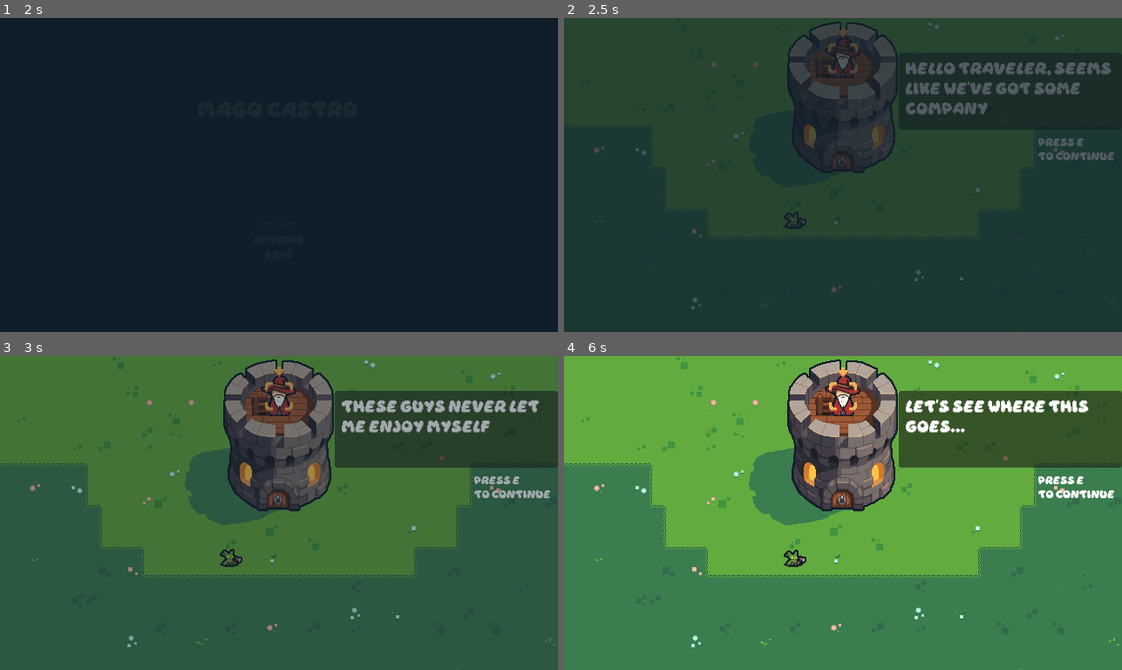
Above: before the commit, frames 1-4 (two rows, left to right).
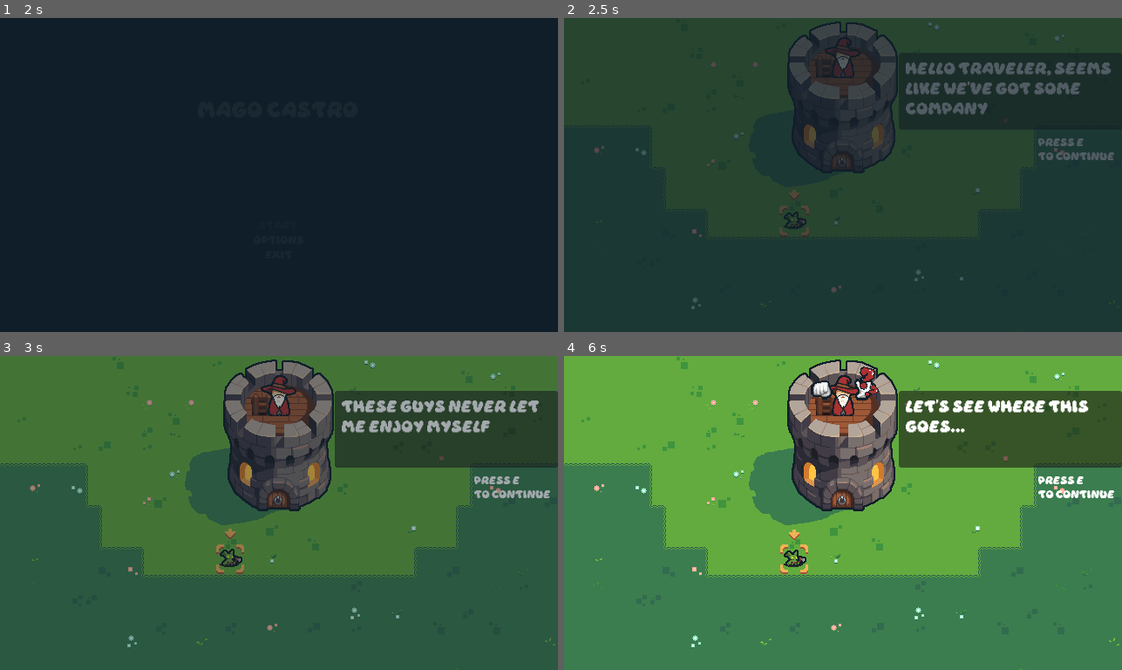
Above: after the commit, the same moments.

Repository: ignosuke/mago-castro
Game: Godot game, scene res://scenes/ui/MainMenu.tscn
Same seed, same stepped clock (60 frames per second), same inputs: the game is played once before the commit and once after it.
Inputs:
- Up to frame 1 (2 s): click "Start" at 0.5 s; tap Enter at 1.25 s; tap E (interact) at 1.35 s; tap Space at 1.52 s
- Up to frame 2 (2.5 s): hold A from 2.03 s (still down); tap Enter at 2.1 s; tap Space at 2.27 s
- Up to frame 3 (3 s): tap E (interact) at 2.75 s; release A at 2.78 s; tap Backspace at 2.85 s
- Up to frame 4 (6 s): tap E (interact) at 3.5, 4.25, 4.35, 5, 5.75 s; tap Z at 3.6 s; tap Space at 3.77, 4.52, 5.27 s; hold A from 4.28 s (still down); tap Enter at 5.1 s; tap Backspace at 5.85 s

Frame 1 is identical in both runs. In frame 2, 0.3% of the frame differs, in the area x 38-53%, y 3-70%; in frame 3, 0.3%; in frame 4, 0.8%, in the area x 38-57%, y 3-70%.
Error before the commit: Parse Error: Preload file "res://scenes/spells/untargeted/Earthquake.tscn" does not exist. (res://scripts/player/mage.gd:24)

Commit message:
there we go

Diff:
--- a/godot/scenes/player/Mage.tscn
+++ b/godot/scenes/player/Mage.tscn
@@ -44,6 +44,85 @@
 "name": &"default",
 "speed": 5.0
 }]
+
+[sub_resource type="Animation" id="Animation_saoyv"]
+length = 0.001
+tracks/0/type = "value"
+tracks/0/imported = false
+tracks/0/enabled = true
+tracks/0/path = NodePath("Sprite1:scale")
+tracks/0/interp = 1
+tracks/0/loop_wrap = true
+tracks/0/keys = {
+"times": PackedFloat32Array(0),
+"transitions": PackedFloat32Array(1),
+"update": 0,
+"values": [Vector2(0, 0)]
+}
+tracks/1/type = "value"
+tracks/1/imported = false
+tracks/1/enabled = true
+tracks/1/path = NodePath("Sprite2:scale")
+tracks/1/interp = 1
+tracks/1/loop_wrap = true
+tracks/1/keys = {
+"times": PackedFloat32Array(0),
+"transitions": PackedFloat32Array(1),
+"update": 0,
+"values": [Vector2(1e-05, 1e-05)]
+}
+tracks/2/type = "value"
+tracks/2/imported = false
+tracks/2/enabled = true
+tracks/2/path = NodePath("Sprite1:rotation")
+tracks/2/interp = 1
+tracks/2/loop_wrap = true
+tracks/2/keys = {
+"times": PackedFloat32Array(0),
+"transitions": PackedFloat32Array(1),
+"update": 0,
+"values": [0.31066862]
+}
+tracks/3/type = "value"
+tracks/3/imported = false
+tracks/3/enabled = true
+tracks/3/path = NodePath("Sprite2:rotation")
+tracks/3/interp = 1
+tracks/3/loop_wrap = true
+tracks/3/keys = {
+"times": PackedFloat32Array(0),
+"transitions": PackedFloat32Array(1),
+"update": 0,
+"values": [-0.31066862]
+}
+
+[sub_resource type="Animation" id="Animation_e2dau"]
+resource_name = "cast_ready"
+length = 0.4
+tracks/0/type = "value"
+tracks/0/imported = false
+tracks/0/enabled = true
+tracks/0/path = NodePath("Sprite1:scale")
+tracks/0/interp = 1
+tracks/0/loop_wrap = true
+tracks/0/keys = {
+"times": PackedFloat32Array(0, 0.35),
+"transitions": PackedFloat32Array(1, 1),
+"update": 0,
+"values": [Vector2(0.8, 0.8), Vector2(1e-05, 1e-05)]
+}
+tracks/1/type = "value"
+tracks/1/imported = false
+tracks/1/enabled = true
+tracks/1/path = NodePath("Sprite2:scale")
+tracks/1/interp = 1
+tracks/1/loop_wrap = true
+tracks/1/keys = {
+"times": PackedFloat32Array(0, 0.275),
+"transitions": PackedFloat32Array(1, 1),
+"update": 0,
+"values": [Vector2(0.5, 0.5), Vector2(1e-05, 1e-05)]
+}
 
 [sub_resource type="Animation" id="Animation_40wgc"]
 resource_name = "penalty"
@@ -97,85 +176,6 @@
 "values": [-0.31066862, 0.46425757, -0.31066862, 0.4642575810304921]
 }
 
-[sub_resource type="Animation" id="Animation_saoyv"]
-length = 0.001
-tracks/0/type = "value"
-tracks/0/imported = false
-tracks/0/enabled = true
-tracks/0/path = NodePath("Sprite1:scale")
-tracks/0/interp = 1
-tracks/0/loop_wrap = true
-tracks/0/keys = {
-"times": PackedFloat32Array(0),
-"transitions": PackedFloat32Array(1),
-"update": 0,
-"values": [Vector2(0, 0)]
-}
-tracks/1/type = "value"
-tracks/1/imported = false
-tracks/1/enabled = true
-tracks/1/path = NodePath("Sprite2:scale")
-tracks/1/interp = 1
-tracks/1/loop_wrap = true
-tracks/1/keys = {
-"times": PackedFloat32Array(0),
-"transitions": PackedFloat32Array(1),
-"update": 0,
-"values": [Vector2(1e-05, 1e-05)]
-}
-tracks/2/type = "value"
-tracks/2/imported = false
-tracks/2/enabled = true
-tracks/2/path = NodePath("Sprite1:rotation")
-tracks/2/interp = 1
-tracks/2/loop_wrap = true
-tracks/2/keys = {
-"times": PackedFloat32Array(0),
-"transitions": PackedFloat32Array(1),
-"update": 0,
-"values": [0.31066862]
-}
-tracks/3/type = "value"
-tracks/3/imported = false
-tracks/3/enabled = true
-tracks/3/path = NodePath("Sprite2:rotation")
-tracks/3/interp = 1
-tracks/3/loop_wrap = true
-tracks/3/keys = {
-"times": PackedFloat32Array(0),
-"transitions": PackedFloat32Array(1),
-"update": 0,
-"values": [-0.31066862]
-}
-
-[sub_resource type="Animation" id="Animation_e2dau"]
-resource_name = "cast_ready"
-length = 0.4
-tracks/0/type = "value"
-tracks/0/imported = false
-tracks/0/enabled = true
-tracks/0/path = NodePath("Sprite1:scale")
-tracks/0/interp = 1
-tracks/0/loop_wrap = true
-tracks/0/keys = {
-"times": PackedFloat32Array(0, 0.35),
-"transitions": PackedFloat32Array(1, 1),
-"update": 0,
-"values": [Vector2(0.8, 0.8), Vector2(1e-05, 1e-05)]
-}
-tracks/1/type = "value"
-tracks/1/imported = false
-tracks/1/enabled = true
-tracks/1/path = NodePath("Sprite2:scale")
-tracks/1/interp = 1
-tracks/1/loop_wrap = true
-tracks/1/keys = {
-"times": PackedFloat32Array(0, 0.275),
-"transitions": PackedFloat32Array(1, 1),
-"update": 0,
-"values": [Vector2(0.5, 0.5), Vector2(1e-05, 1e-05)]
-}
-
 [sub_resource type="AnimationLibrary" id="AnimationLibrary_qck6w"]
 _data = {
 &"RESET": SubResource("Animation_saoyv"),
@@ -219,6 +219,7 @@
 bus = &"SFX"
 
 [node name="Penalty" type="Node2D" parent="."]
+z_index = 10
 position = Vector2(19, -17)
 rotation = 0.41296262
 scale = Vector2(0.7, 0.7)
--- a/godot/scenes/spells/targeted/Firebolt.tscn
+++ b/godot/scenes/spells/targeted/Firebolt.tscn
@@ -45,8 +45,8 @@
 "speed": 18.0
 }]
 
-[sub_resource type="CircleShape2D" id="CircleShape2D_s5op8"]
-radius = 8.0
+[sub_resource type="CapsuleShape2D" id="CapsuleShape2D_s5op8"]
+radius = 5.6666656
 
 [node name="Firebolt" type="Node2D"]
 scale = Vector2(1.5, 1.5)
@@ -59,6 +59,7 @@
 sprite_frames = SubResource("SpriteFrames_cnpdf")
 animation = &"shoot"
 autoplay = "shoot"
+frame_progress = 0.37193117
 
 [node name="HitBox" type="Area2D" parent="."]
 position = Vector2(-10.999999, 1.2715658e-06)
@@ -68,7 +69,8 @@
 script = ExtResource("1_llyhb")
 metadata/_custom_type_script = "uid://bypaps5cd5ags"
 
-[node name="CollisionShape2D" type="CollisionShape2D" parent="HitBox"]
-shape = SubResource("CircleShape2D_s5op8")
+[node name="CollisionShape2D2" type="CollisionShape2D" parent="HitBox"]
+position = Vector2(0.33333206, -1.2715658e-06)
+shape = SubResource("CapsuleShape2D_s5op8")
 
 [connection signal="ENTERED_HURTBOX" from="HitBox" to="." method="_on_impact"]
--- a/godot/scenes/ui/SpellIcon.tscn
+++ b/godot/scenes/ui/SpellIcon.tscn
@@ -1,8 +1,9 @@
-[gd_scene load_steps=5 format=3 uid="uid://d1hni0am18mep"]
+[gd_scene load_steps=6 format=3 uid="uid://d1hni0am18mep"]
 
 [ext_resource type="Script" uid="uid://ci1ahins0m5df" path="res://scripts/ui/spell_icon.gd" id="1_w5sgf"]
 [ext_resource type="Texture2D" uid="uid://b5cp4xbw1s4tc" path="res://assets/sprites/ui/bottom layer spell icon.png" id="3_qo6ra"]
 [ext_resource type="Texture2D" uid="uid://cx7a3i81jvbcs" path="res://assets/sprites/ui/top layer spell icon.png" id="4_qucsl"]
+[ext_resource type="AudioStream" uid="uid://wi6m8xj7whp5" path="res://assets/audio/spell_recharged.wav" id="5_w5sgf"]
 [ext_resource type="Texture2D" uid="uid://c420havya761w" path="res://assets/sprites/ui/spell icon progress.png" id="5_y50k7"]
 
 [node name="SpellIcon" type="MarginContainer"]
@@ -36,3 +37,8 @@
 radial_initial_angle = 180.0
 texture_progress = ExtResource("5_y50k7")
 tint_progress = Color(1, 1, 1, 0.47058824)
+
+[node name="AudioStreamPlayer" type="AudioStreamPlayer" parent="."]
+stream = ExtResource("5_w5sgf")
+volume_db = -10.0
+bus = &"SFX"
--- a/godot/scripts/hurtbox.gd
+++ b/godot/scripts/hurtbox.gd
@@ -6,8 +6,8 @@
 	area_entered.connect(_on_area_entered)
 
 func _on_area_entered(area: Area2D) -> void:
-	print("Area entered: %s - from: %s" % [area.name, area.owner.name])
+	#print("Area entered: %s - from: %s" % [area.name, area.owner.name])
 	if area is HitBox && !area.DISABLED:
-		print("Entré %s " %area.DAMAGE)
+		#print("Entré %s " %area.DAMAGE)
 		area.ENTERED_HURTBOX.emit()
 		DETECTED_HITBOX.emit(area.DAMAGE)
--- a/godot/scripts/message_bus.gd
+++ b/godot/scripts/message_bus.gd
@@ -5,7 +5,6 @@
 signal ATTEMPT_CAST(spell_name: String)
 signal CAST_WHILE_PENALIZED
 signal RECITING_SPELL
-signal CAST_ON_COOLDOWN(spell_name: String)
 signal TOGGLE_PENALTY(penalized: bool)
 
 signal COOLDOWN_STARTED(spell_name: String, duration: float)
--- a/godot/scripts/player/mage.gd
+++ b/godot/scripts/player/mage.gd
@@ -21,7 +21,6 @@
 var flame_scene = preload("res://scenes/spells/targeted/Flame.tscn")
 var firebolt_scene = preload("res://scenes/spells/targeted/Firebolt.tscn")
 var jolt_scene = preload("res://scenes/spells/targeted/Jolt.tscn")
-var earthquake_scene = preload("res://scenes/spells/untargeted/Earthquake.tscn")
 
 var penalty_timer: Timer = Timer.new()
 @onready var penalty_animator: AnimationPlayer = $Penalty/PenaltyAnimator
@@ -108,7 +107,6 @@
 	if SPELLS.has(spell_name) && has_method(spell_name):
 		if GameManager.cooldowns[spell_name] > 0.0:
 			audio.play()
-			MessageBus.CAST_ON_COOLDOWN.emit(spell_name)
 			return
 		if call(spell_name): GameManager.start_cooldown(spell_name)
 
@@ -123,7 +121,7 @@
 	MessageBus.TOGGLE_PENALTY.emit(false)
 
 func _cast_while_penalized() -> void:
-	pass
+	audio.play()
 
 #region SPELLS
 # Target spells: solo son casteados si hay un objetivo. Devuelven true/false para entrar o no en cooldown
--- a/godot/scripts/ui/spell_icon.gd
+++ b/godot/scripts/ui/spell_icon.gd
@@ -4,6 +4,7 @@
 @export var icon: Texture2D
 
 @onready var cooldown_overlay: TextureProgressBar = $CooldownOverlay
+@onready var audio: AudioStreamPlayer = $AudioStreamPlayer
 
 func _ready() -> void:
 	$Icon.texture = icon
@@ -11,8 +12,6 @@
 	MessageBus.COOLDOWN_STARTED.connect(_on_cooldown_started)
 	MessageBus.COOLDOWN_UPDATED.connect(_on_cooldown_updated)
 	MessageBus.COOLDOWN_ENDED.connect(_on_cooldown_ended)
-
-	MessageBus.CAST_ON_COOLDOWN.connect(trigger_cooldown_animation)
 
 func _on_cooldown_started(spell_name: String, _duration: float):
 	if this_spell != spell_name:
@@ -41,6 +40,4 @@
 	tween.tween_property(self, "scale", Vector2(1.15, 1.15), 0.15)
 	tween.tween_property(self, "scale", Vector2.ONE, 0.12)
 
-func trigger_cooldown_animation(spell_name: String) -> void:
-	if this_spell != spell_name: return
-	print("En cooldown")
+	audio.play()
